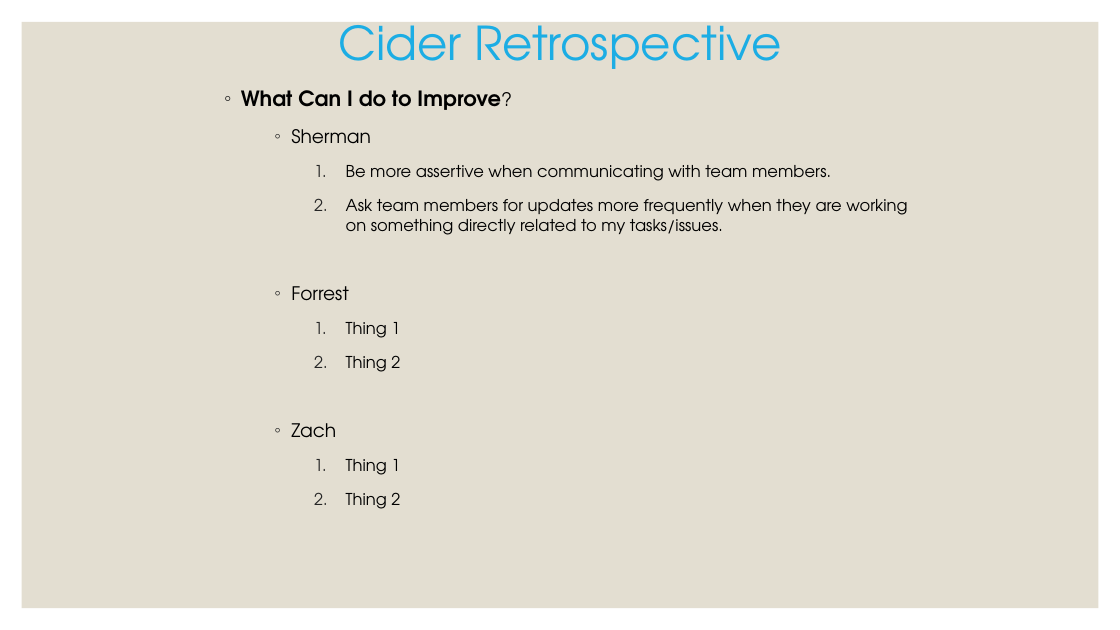
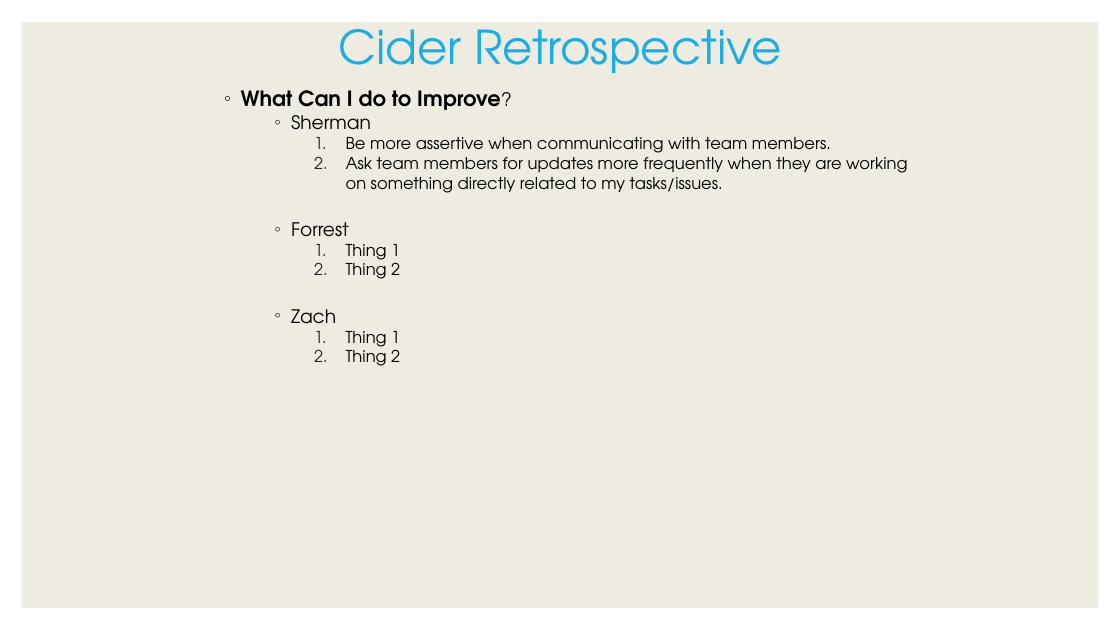
Before and after one commit to CiderCS3398/CS3398-Cider-S2017, a slide deck: slide 2 of Presentations/Final_Retrospective.pptx. Drawn at 1120x630 pixels with LibreOffice and Linux fonts; fonts in the diff are those of the drawing. Boxes give left, top, right and bottom in pixels: in the first picture for what was removed or moved away, otherwise in the second. Text is boxed around its words. In the diff, an @@ line names an element or a change of style, - is before the commit and + after.

Commit message:
Added my piece to the final retrospective.

```diff
--- a/Presentations/Final_Retrospective.pptx
+++ b/Presentations/Final_Retrospective.pptx
@@ rectangle at bbox=[22, 22, 1099, 608]: fill #E3DED1 to #EEECE1 @@
@@ text "Cider Retrospective" at bbox=[338, 29, 782, 73]: line spacing 0.9 to 1 @@
@@ text "What Can I do to ..." at bbox=[241, 90, 907, 366]: less space between paragraphs; indent changed @@
```
Also in this commit, not shown: 2 other slides changed.
